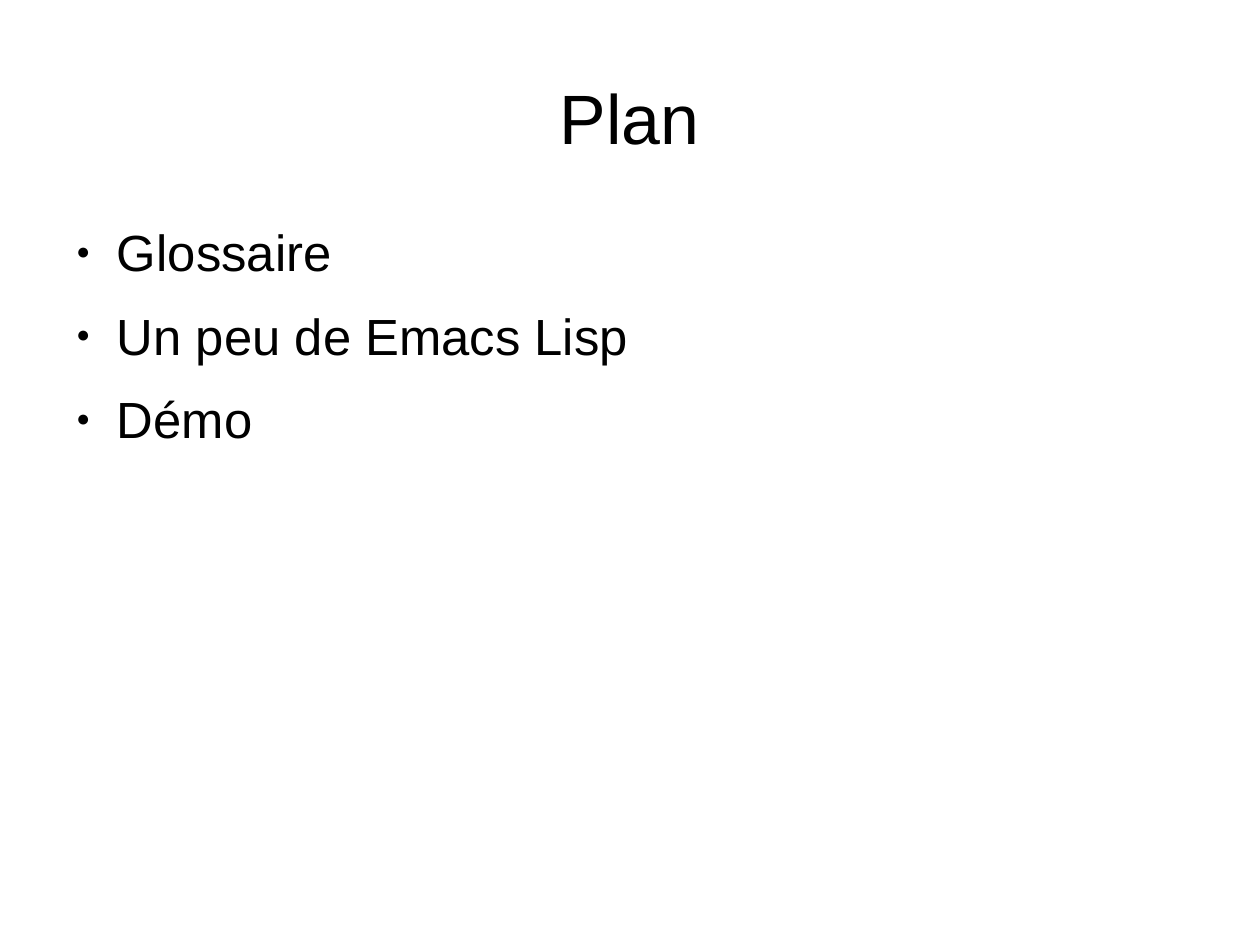
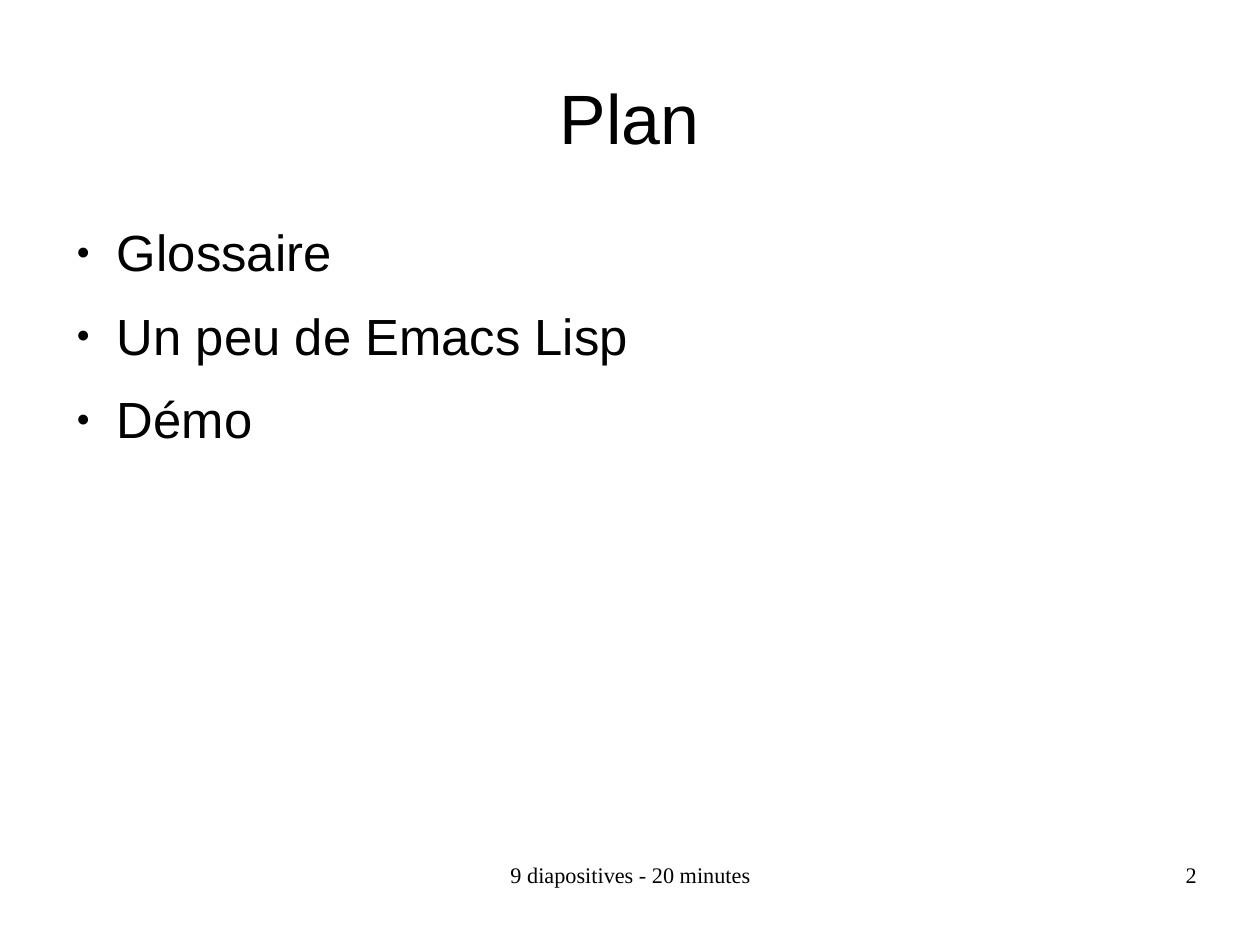
Before and after one commit to sebhtml/opencode.ca, a slide deck: slide 2 of 2016-03-29-XXIX/opencode-2016-03-29-sebhtml-dynamic-programming-lisp.odp. Drawn at 1260x945 pixels with LibreOffice and Linux fonts; fonts in the diff are those of the drawing. Boxes give left, top, right and bottom in pixels: in the first picture for what was removed or moved away, otherwise in the second. Text is boxed around its words. In the diff, an @@ line names an element or a change of style, - is before the commit and + after.

```diff
--- a/2016-03-29-XXIX/opencode-2016-03-29-sebhtml-dynamic-programming-lisp.odp
+++ b/2016-03-29-XXIX/opencode-2016-03-29-sebhtml-dynamic-programming-lisp.odp
@@ text added at (x1=510, y1=867, x2=750, y2=888), 14 pt, text #000000 @@
+9 diapositives - 20 minutes
@@ page number added at (x1=1186, y1=868, x2=1197, y2=883), 14 pt, text #000000 @@
+2
```
Also in this commit, not shown: 8 other slides changed, 1 other file.
